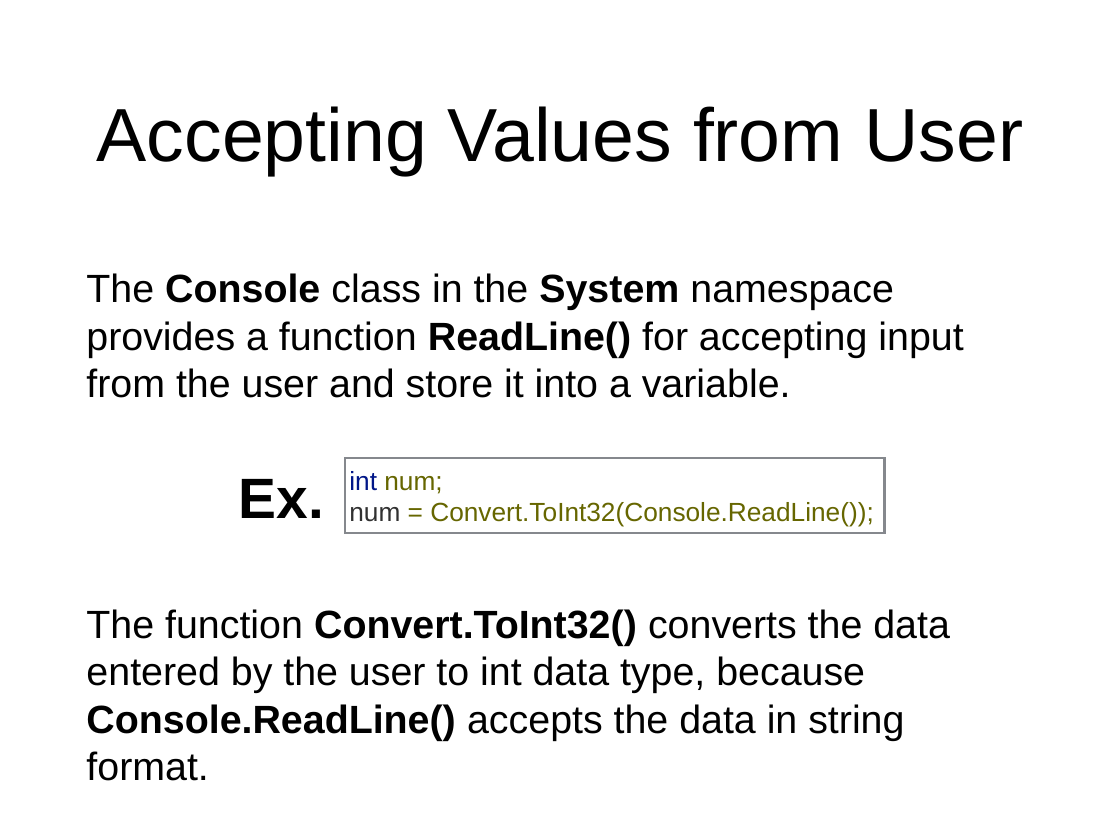
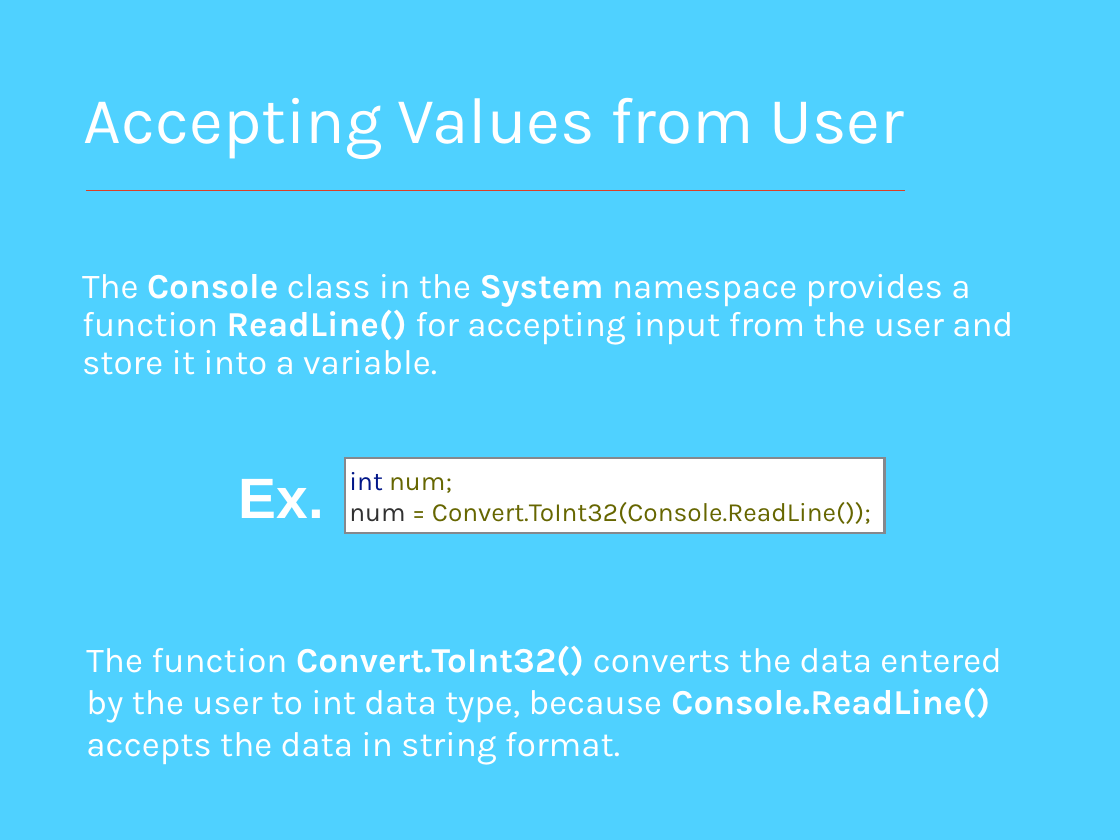
Before and after one commit to Falkhanaizi/TechHub, a slide deck: slide 24 of introduction to C# in VS 2015.pptx. Drawn at 1120x840 pixels with LibreOffice and Linux fonts; fonts in the diff are those of the drawing. Boxes give left, top, right and bottom in pixels: in the first picture for what was removed or moved away, otherwise in the second. Text is boxed around its words. In the diff, an @@ line names an element or a change of style, - is before the commit and + after.

```diff
--- a/introduction to C# in VS 2015.pptx
+++ b/introduction to C# in VS 2015.pptx
@@ background #FFFFFF to #4FD1FF @@
@@ title "Accepting Values from User": place and size @@
-title "Accepting Values from User" at (97,106,1023,175)
+title "Accepting Values from User" at (84,98,904,159)
@@ title "Accepting Values from User" at (84,98,904,159): size 68.8 to 60 pt, font Arial to Karla, text colour #000000 to #FFFFFF; alignment centre to left; line spacing 1 to 0.9 @@
@@ line added from (905, 191) to (86, 191), #DC3F25 1.5 pt @@
@@ text "The Console class in the ..." at (82,274,1013,375): size 36 to 32 pt, font Arial to Karla, text colour #000000 to #FFFFFF; line spacing 1 to 0.9; less space between paragraphs; vertical alignment middle to top @@
@@ text "Ex." at (239,479,324,518): text colour #000000 to #FFFFFF; alignment centre to left @@
@@ rectangle "int num;" at (345,458,885,532): font Arial to Karla; fill none to #FFFFFF @@
@@ text "The function Convert.ToInt32() converts the ...": place and size @@
-text "The function Convert.ToInt32() converts the ..." at (86,609,950,781)
+text "The function Convert.ToInt32() converts the ..." at (86,646,1002,765)
@@ text "The function Convert.ToInt32() converts the ..." at (86,646,1002,765): size 36 to 32 pt, font Arial to Karla, text colour #000000 to #FFFFFF @@
```
Also in this commit, not shown: 56 other slides changed.
